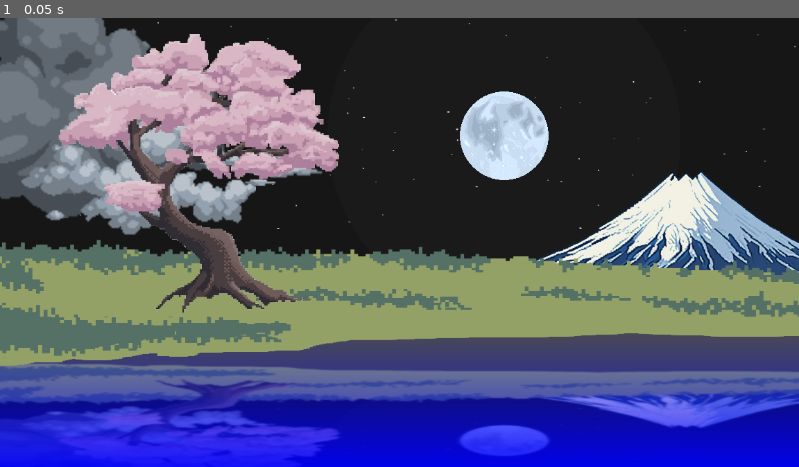
Above: before the commit, frame 1.
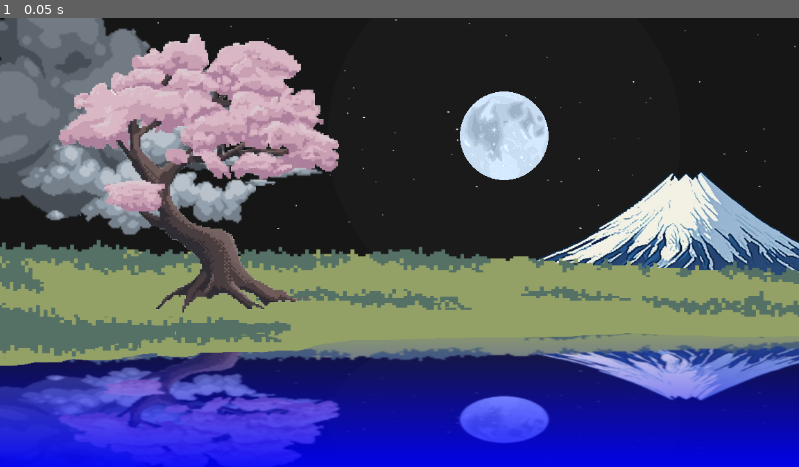
Above: after the commit, the same moment.

Repository: dante-signal31/SakuraDemo
Game: Godot game, scene res://Scenes/sakura_level.tscn
Two runs of this game, one before a commit and one after it. Both use one fixed random seed, a clock stepped at 60 frames per second and the inputs below.
Inputs:
- Up to frame 1 (0.05 s): no input

The runs differ from the first frame. In frame 1, 16% of the frame differs, in the area x 0-100%, y 70-99%.

Commit message:
Some refactoring at the shader.

Diff:
--- a/Scenes/sakura_level.tscn
+++ b/Scenes/sakura_level.tscn
@@ -16,7 +16,7 @@
 [sub_resource type="ShaderMaterial" id="ShaderMaterial_p08sx"]
 shader = ExtResource("10_2f8p5")
 shader_parameter/water_color = Color(0, 0, 1, 1)
-shader_parameter/reflection_limit = 1.0
+shader_parameter/reflection_limit = 0.66
 
 [node name="Sakura" type="Node2D"]
 
--- a/Shaders/WaterShader.gdshader
+++ b/Shaders/WaterShader.gdshader
@@ -3,14 +3,18 @@
 uniform vec4 water_color: source_color;
 uniform float reflection_limit: hint_range(0.0, 1.0, 0.01);
 
-void fragment() {
+vec2 get_mirrored_coordinate(vec2 currentUV, vec2 currentScreenUV){
 	// The more to the bottom we are at the water rectangle, the more to the
-	// tops of the screen we want the coordinate.
-	float inverted_uvy = (1.0 - UV.y);
+	// top of the screen we want the coordinate.
+	float inverted_uvy = (1.0 - currentUV.y);
 	// I don't want to reflect below a given vertical limit of the screen.
 	float clamped_screen_uvy = mix(0, reflection_limit, inverted_uvy);
-	// Get resulting UV screen coordinate to refect on water.
-	vec2 uv = vec2(SCREEN_UV.x, clamped_screen_uvy);
+	// Get resulting UV screen coordinate to reflect on water.
+	return vec2(currentScreenUV.x, clamped_screen_uvy);
+}
+
+void fragment() {
+	vec2 uv = get_mirrored_coordinate(UV, SCREEN_UV);
 	// Get the reflected color.
 	vec4 mirrored_color = texture(screen_texture, uv);
 	// The more to the bottom of the water rectangle, the more water color we
